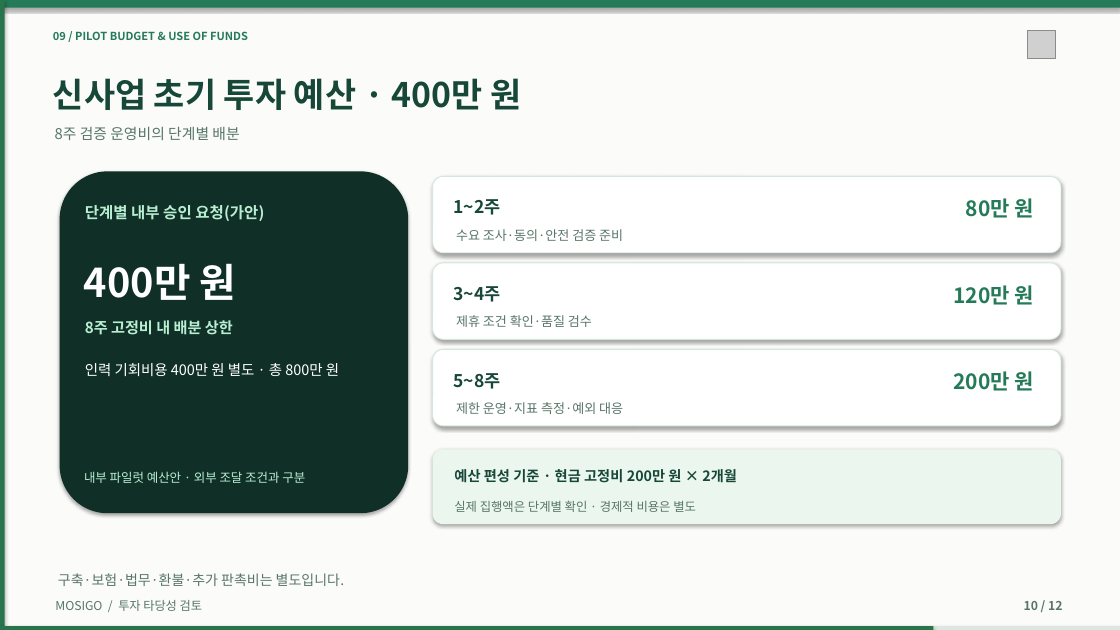
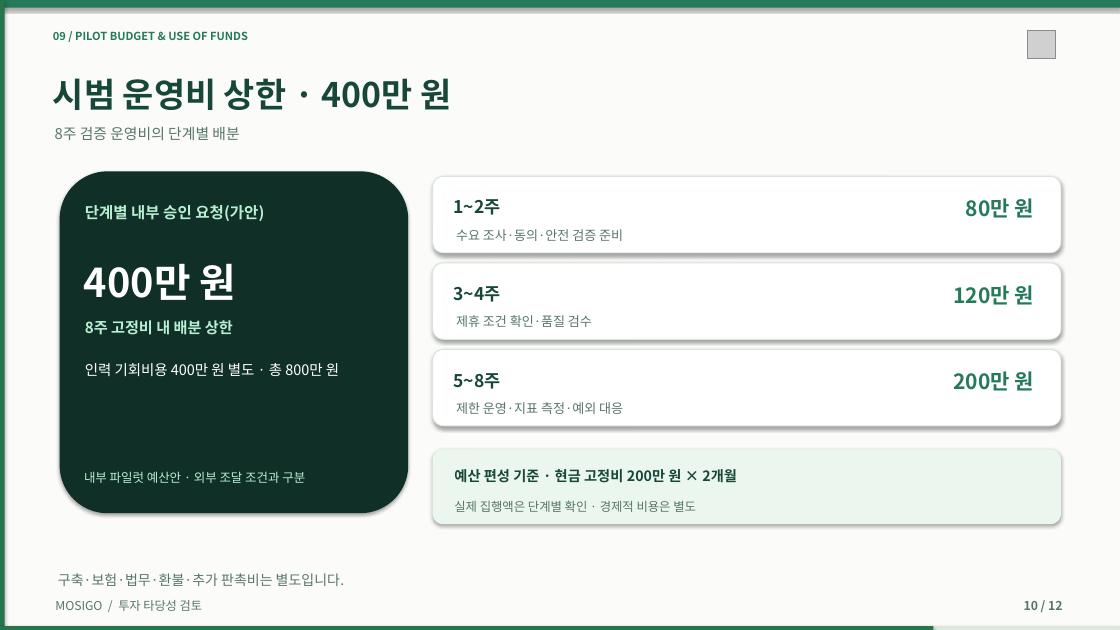
Before and after one commit to dohyunkimmm/mosigo-case-study, a slide deck: slide 10 of downloads/MOSIGO_IR_Investment_Review_12slides.pptx. Drawn at 1120x630 pixels with LibreOffice and Linux fonts; fonts in the diff are those of the drawing; grey boxes stand for pictures. Boxes give left, top, right and bottom in pixels: in the first picture for what was removed or moved away, otherwise in the second. Text is boxed around its words. In the diff, an @@ line names an element or a change of style, - is before the commit and + after.

```diff
--- a/downloads/MOSIGO_IR_Investment_Review_12slides.pptx
+++ b/downloads/MOSIGO_IR_Investment_Review_12slides.pptx
@@ text at (53, 78, 452, 110): text changed @@
-신사업 초기 투자 예산 · 400만 원
+시범 운영비 상한 · 400만 원
```
Also in this commit, not shown: 4 other slides changed, 17 other files.
